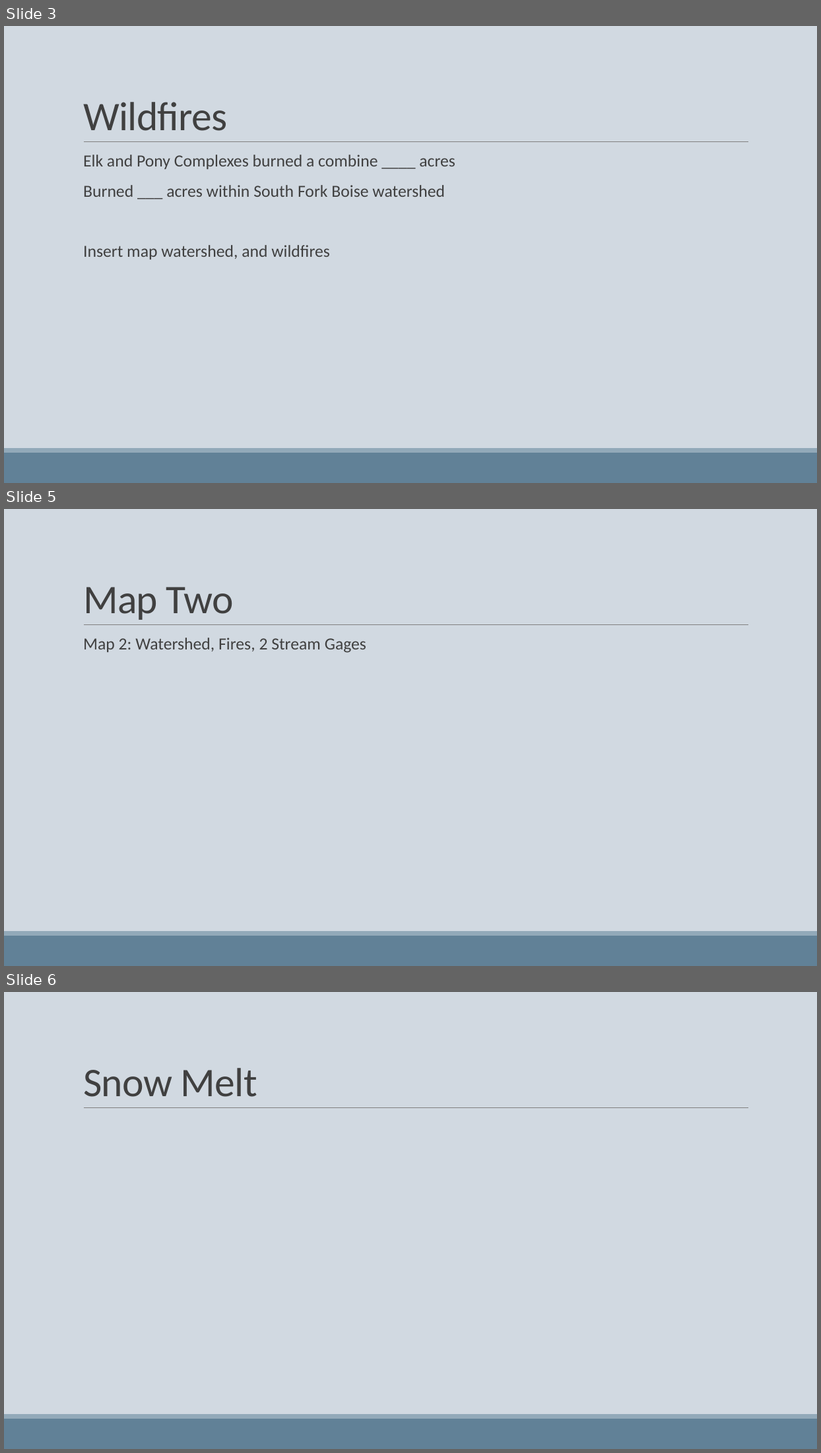
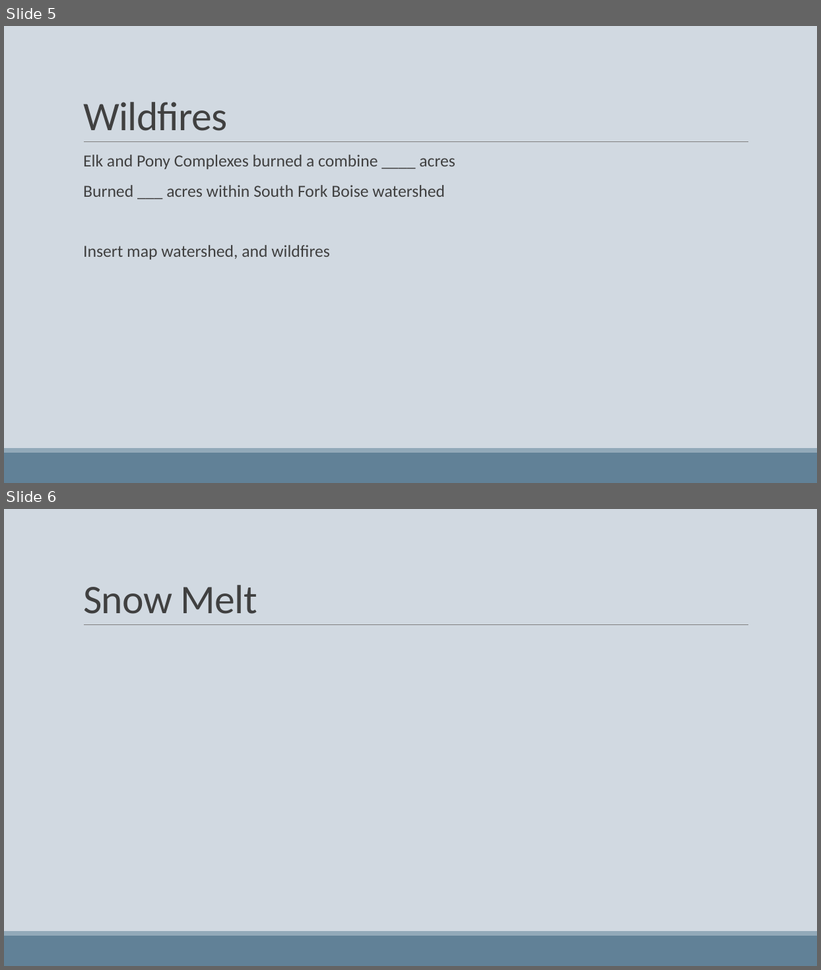
Before and after one commit to woz22/thesis, a slide deck: courses/geog475_pres.pptx. Shown one above the other, each under a label of ours: slides 3, 5 and 6 before the commit, slides 5 and 6 after it; the slides between them are not shown. The pictures are 821x1453 and 821x970 pixels, drawn with LibreOffice and Linux fonts; fonts in the diff are those of the drawing. Boxes give left, top, right and bottom in pixels: in the first picture for what was removed or moved away, otherwise in the second. Text is boxed around its words. In the diff, an @@ line names an element or a change of style, - is before the commit and + after.

```diff
--- a/courses/geog475_pres.pptx
+++ b/courses/geog475_pres.pptx
@@ slide 5 removed at (x1=4, y1=509, x2=817, y2=966), background #D1D9E1; not listed: 3 template elements that a slide beside it also shows @@
@@ title removed at (x1=83, y1=587, x2=234, y2=620) @@
-Map Two
@@ text removed at (x1=83, y1=638, x2=366, y2=653) @@
-  Map 2: Watershed, Fires, 2 Stream Gages
@@ what was slide 3 is now slide 5 @@
```
Also in this commit, not shown: 2 slides changed, 5 slides added, 1 other slide removed, 7 other files.
